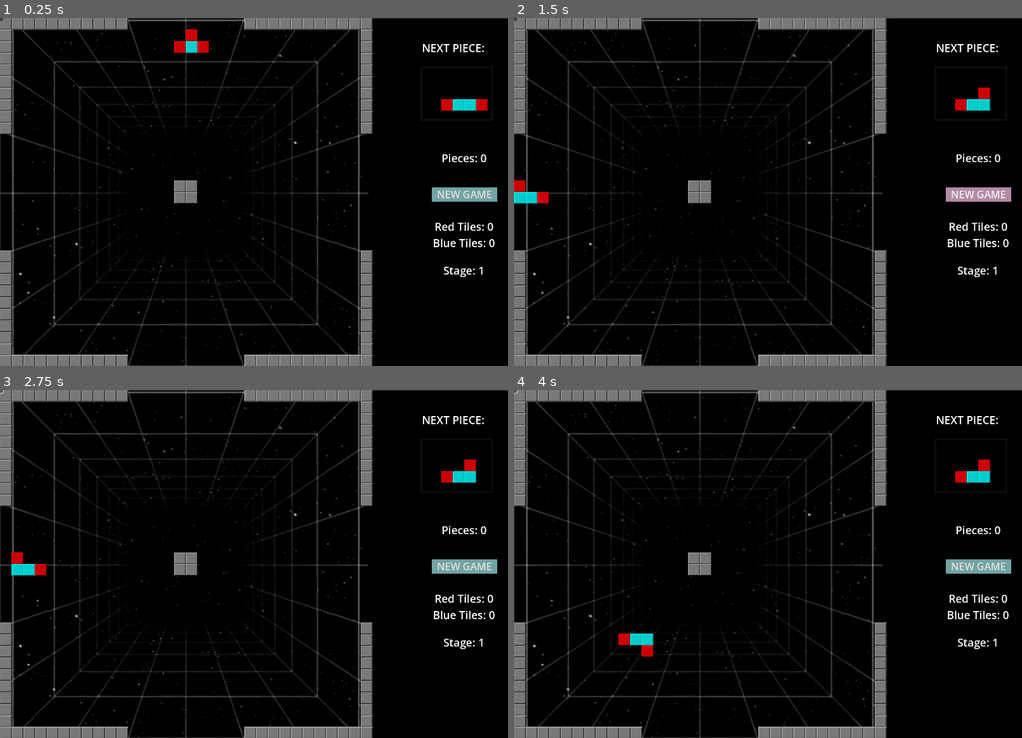
Above: before the commit, frames 1-4 (two rows, left to right).
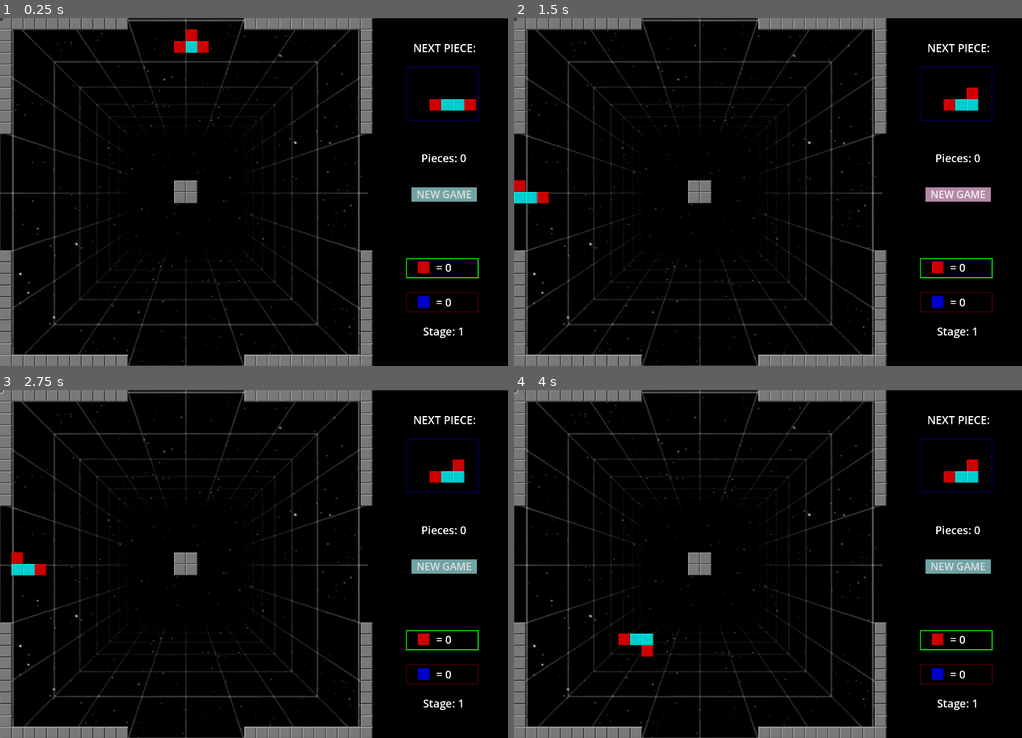
Above: after the commit, the same moments.

Repository: rodrivas78/new_dock_tetris
Game: Godot game, scene res://scenes/tile_map.tscn
Same seed, same stepped clock (60 frames per second), same inputs: the game is played once before the commit and once after it.
Inputs (mouse positions are in pixels of both pictures, inside the frame that each line leads up to):
- Up to frame 1 (0.25 s): no input
- Up to frame 2 (1.5 s): click "NEW GAME" at 0.5 s; click "NEW GAME" at 1.25 s
- Up to frame 3 (2.75 s): click (0, 390) at 2 s
- Up to frame 4 (4 s): tap Enter at 2.75 s; hold Right (ui_right) 2.78-3.53 s; tap Space (rotate_piece) at 2.85, 3.6 s; hold Down (ui_down) from 3.53 s (still down)

The runs differ from the first frame. In frame 1, 2.2% of the frame differs, in the area x 79-98%, y 7-92%; in frame 2, 2.3%; in frame 3, 2.3%; in frame 4, 2.3%.

Commit message:
adiciona e ajusta elementos de ui

Diff:
--- a/TileMap.gd
+++ b/TileMap.gd
@@ -113,6 +113,10 @@
 #store special positions
 var special_positions := []
 
+@onready var panel_red_node = $HUD.get_node("RedTilesPanel")
+@onready var panel_blue_node = $HUD.get_node("BlueTilesPanel")
+#var panel_red_node = $HUD.get_node("RedTilesPanel")
+
 # Called when the node enters the scene tree for the first time.
 func _ready():
 	new_game()
@@ -120,6 +124,8 @@
 
 func new_game():
 	#reset variables
+	panel_red_node.change_color(Color(0,1,0))
+	panel_blue_node.change_color(Color(1,0,0))
 	$HUD.get_node("StartButton").release_focus()
 	stage = 1
 	red_tiles = 0
@@ -223,7 +229,7 @@
 	active_piece = piece_type[rotation_index]
 	draw_piece(active_piece, cur_pos, piece_atlas)
 	#show next piece
-	draw_piece(next_piece_type[0], Vector2i(38, 6), next_piece_atlas)
+	draw_piece(next_piece_type[0], Vector2i(37, 6), next_piece_atlas)
 
 func clear_piece():
 	for i in active_piece:
@@ -682,7 +688,7 @@
 		if occupied_count == 1:  #Vermelho
 			new_atlas = Vector2i(3, 0)
 			red_tiles += 1
-			$HUD.get_node("RedTilesLabel").text = "Red Tiles: " + str(red_tiles)
+			$HUD.get_node("RedTilesLabel").text = "= " + str(red_tiles)
 		elif occupied_count == 2:
 			new_atlas = Vector2i(2, 0)
 		elif occupied_count == 3:
@@ -690,9 +696,23 @@
 		elif occupied_count == 4:
 			new_atlas = Vector2i(6, 0)
 			blue_tiles += 1
-			$HUD.get_node("BlueTilesLabel").text = "Blue Tiles: " + str(blue_tiles)
+			$HUD.get_node("BlueTilesLabel").text = "= " + str(blue_tiles)
 		if is_color_adjacent_tiles_enabled:
 			set_cell(board_layer, pos, tile_id, new_atlas)
+
+		#TODO - Separar em um método que define estas cores de acrdo
+		# com a fase
+		if red_tiles >= 3:
+			panel_red_node.change_color(Color(1,0,0))
+		else:
+			panel_red_node.change_color(Color(0, 1, 0))
+
+		if blue_tiles <= 6:
+			panel_blue_node.change_color(Color(1, 0, 0))
+		else:
+			panel_blue_node.change_color(Color(0, 1, 0))
+
+
 		#seta condicionais para avançar de estágio -
 		#Stage 1:
 		if piece_count >= 9 and blue_tiles >= 6 and red_tiles <= 2:
--- /dev/null
+++ b/scenes/BlueTilesPanel.gd
@@ -0,0 +1,4 @@
+extends Panel
+
+func change_color(new_color: Color):
+	self.modulate = new_color
--- /dev/null
+++ b/scenes/RedTilesPanel.gd
@@ -0,0 +1,4 @@
+extends Panel
+
+func change_color(new_color: Color):
+	self.modulate = new_color
--- a/scenes/hud.tscn
+++ b/scenes/hud.tscn
@@ -1,12 +1,23 @@
-[gd_scene load_steps=5 format=3 uid="uid://psjnbhu2tahx"]
+[gd_scene load_steps=8 format=3 uid="uid://psjnbhu2tahx"]
+
+[ext_resource type="Script" path="res://scenes/RedTilesPanel.gd" id="1_ew37b"]
+[ext_resource type="Script" path="res://scenes/BlueTilesPanel.gd" id="2_o10fp"]
 
 [sub_resource type="StyleBoxFlat" id="StyleBoxFlat_xosvn"]
 bg_color = Color(0.6, 0.6, 0.6, 0)
-border_width_left = 5
-border_width_top = 5
-border_width_right = 5
-border_width_bottom = 5
-border_color = Color(0.054902, 0.054902, 0.054902, 1)
+border_width_left = 3
+border_width_top = 3
+border_width_right = 3
+border_width_bottom = 3
+border_color = Color(0.27451, 0.133333, 0.831373, 1)
+
+[sub_resource type="StyleBoxFlat" id="StyleBoxFlat_gt3c6"]
+draw_center = false
+border_width_left = 3
+border_width_top = 3
+border_width_right = 3
+border_width_bottom = 3
+border_color = Color(0.262745, 0.85098, 0.231373, 1)
 
 [sub_resource type="StyleBoxFlat" id="StyleBoxFlat_42puf"]
 bg_color = Color(0.443137, 0.643137, 0.643137, 1)
@@ -20,16 +31,35 @@
 [node name="HUD" type="CanvasLayer"]
 
 [node name="Panel" type="Panel" parent="."]
-offset_left = 1159.0
+modulate = Color(0, 0, 0.360784, 1)
+offset_left = 1119.0
 offset_top = 134.0
-offset_right = 1359.0
+offset_right = 1319.0
 offset_bottom = 284.0
 theme_override_styles/panel = SubResource("StyleBoxFlat_xosvn")
 
+[node name="RedTilesPanel" type="Panel" parent="."]
+modulate = Color(0.168627, 0.85098, 0.231373, 1)
+offset_left = 1119.0
+offset_top = 662.0
+offset_right = 1319.0
+offset_bottom = 718.0
+theme_override_styles/panel = SubResource("StyleBoxFlat_gt3c6")
+script = ExtResource("1_ew37b")
+
+[node name="BlueTilesPanel" type="Panel" parent="."]
+modulate = Color(0.168627, 0.85098, 0.231373, 1)
+offset_left = 1119.0
+offset_top = 756.0
+offset_right = 1319.0
+offset_bottom = 812.0
+theme_override_styles/panel = SubResource("StyleBoxFlat_gt3c6")
+script = ExtResource("2_o10fp")
+
 [node name="Label" type="Label" parent="."]
-offset_left = 1159.0
+offset_left = 1135.0
 offset_top = 60.0
-offset_right = 1339.0
+offset_right = 1315.0
 offset_bottom = 105.0
 theme_override_font_sizes/font_size = 30
 text = "NEXT PIECE:"
@@ -48,9 +78,9 @@
 vertical_alignment = 1
 
 [node name="PiecesLabel" type="Label" parent="."]
-offset_left = 1159.0
+offset_left = 1103.0
 offset_top = 364.0
-offset_right = 1399.0
+offset_right = 1343.0
 offset_bottom = 409.0
 theme_override_font_sizes/font_size = 30
 text = "Pieces: 0"
@@ -58,30 +88,30 @@
 vertical_alignment = 1
 
 [node name="RedTilesLabel" type="Label" parent="."]
-offset_left = 1159.0
-offset_top = 553.0
-offset_right = 1399.0
-offset_bottom = 598.0
+offset_left = 1103.0
+offset_top = 666.0
+offset_right = 1343.0
+offset_bottom = 711.0
 theme_override_font_sizes/font_size = 30
-text = "Red Tiles: 0"
+text = "= 0"
 horizontal_alignment = 1
 vertical_alignment = 1
 
 [node name="BlueTilesLabel" type="Label" parent="."]
-offset_left = 1159.0
-offset_top = 598.0
-offset_right = 1399.0
-offset_bottom = 643.0
+offset_left = 1103.0
+offset_top = 762.0
+offset_right = 1343.0
+offset_bottom = 807.0
 theme_override_font_sizes/font_size = 30
-text = "Blue Tiles: 0"
+text = "= 0"
 horizontal_alignment = 1
 vertical_alignment = 1
 
 [node name="StageLabel" type="Label" parent="."]
-offset_left = 1159.0
-offset_top = 674.0
-offset_right = 1399.0
-offset_bottom = 719.0
+offset_left = 1103.0
+offset_top = 842.0
+offset_right = 1343.0
+offset_bottom = 887.0
 theme_override_font_sizes/font_size = 30
 text = "Stage: 1"
 horizontal_alignment = 1
@@ -99,9 +129,9 @@
 vertical_alignment = 1
 
 [node name="StartButton" type="Button" parent="."]
-offset_left = 1190.0
+offset_left = 1134.0
 offset_top = 467.0
-offset_right = 1370.0
+offset_right = 1314.0
 offset_bottom = 507.0
 theme_override_font_sizes/font_size = 28
 theme_override_styles/normal = SubResource("StyleBoxFlat_42puf")
--- a/scenes/tile_map.tscn
+++ b/scenes/tile_map.tscn
@@ -1,9 +1,10 @@
-[gd_scene load_steps=7 format=3 uid="uid://v07im6ckn0y5"]
+[gd_scene load_steps=8 format=3 uid="uid://v07im6ckn0y5"]
 
 [ext_resource type="Texture2D" uid="uid://bwxneirljy70c" path="res://assets/tetrominoes.png" id="1_7at63"]
 [ext_resource type="Script" path="res://TileMap.gd" id="2_y6mwb"]
 [ext_resource type="PackedScene" uid="uid://psjnbhu2tahx" path="res://scenes/hud.tscn" id="3_vxlsc"]
 [ext_resource type="Texture2D" uid="uid://bli6phsx3enbj" path="res://assets/bg4.jpg" id="4_birf1"]
+[ext_resource type="Texture2D" uid="uid://dh4ojr6jvlmry" path="res://assets/bg3.jpg" id="4_js3uj"]
 
 [sub_resource type="TileSetAtlasSource" id="TileSetAtlasSource_a08xs"]
 texture = ExtResource("1_7at63")
@@ -26,6 +27,7 @@
 rendering_quadrant_size = 32
 format = 2
 layer_0/name = "board"
+layer_0/tile_data = PackedInt32Array(1376292, 196608, 0, 1572900, 393216, 0)
 layer_1/name = "active"
 layer_1/tile_data = PackedInt32Array()
 script = ExtResource("2_y6mwb")
@@ -35,4 +37,10 @@
 position = Vector2(701, 481)
 texture = ExtResource("4_birf1")
 
+[node name="Sprite2D2" type="Sprite2D" parent="."]
+visible = false
+z_index = -1
+position = Vector2(701, 481)
+texture = ExtResource("4_js3uj")
+
 [node name="HUD" parent="." instance=ExtResource("3_vxlsc")]
